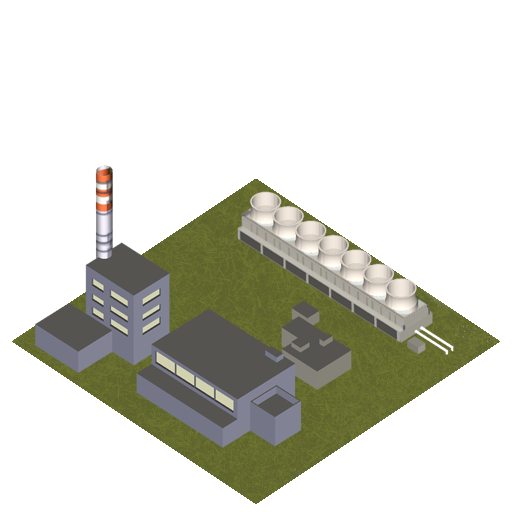
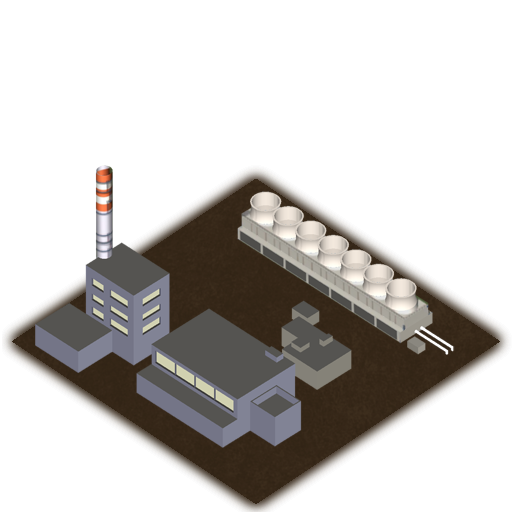
Comparing the layer stacks of the two 512px x 512px images. Changes:
added layer "Layer 3" above "ground" over (2, 165, 512, 512)
hid "ground" over (12, 179, 500, 504)
